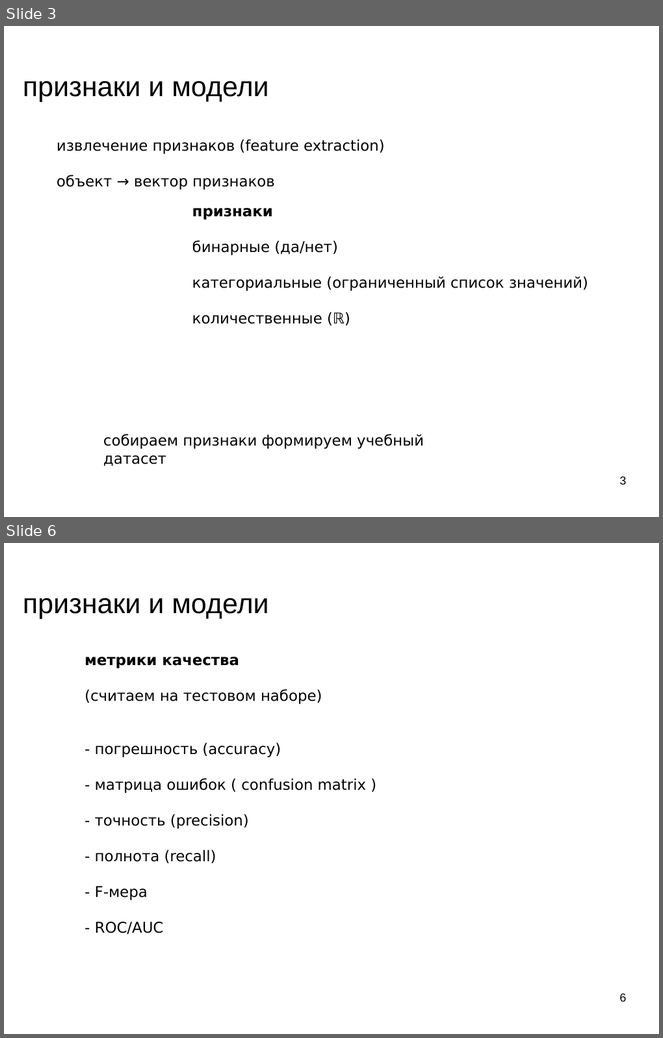
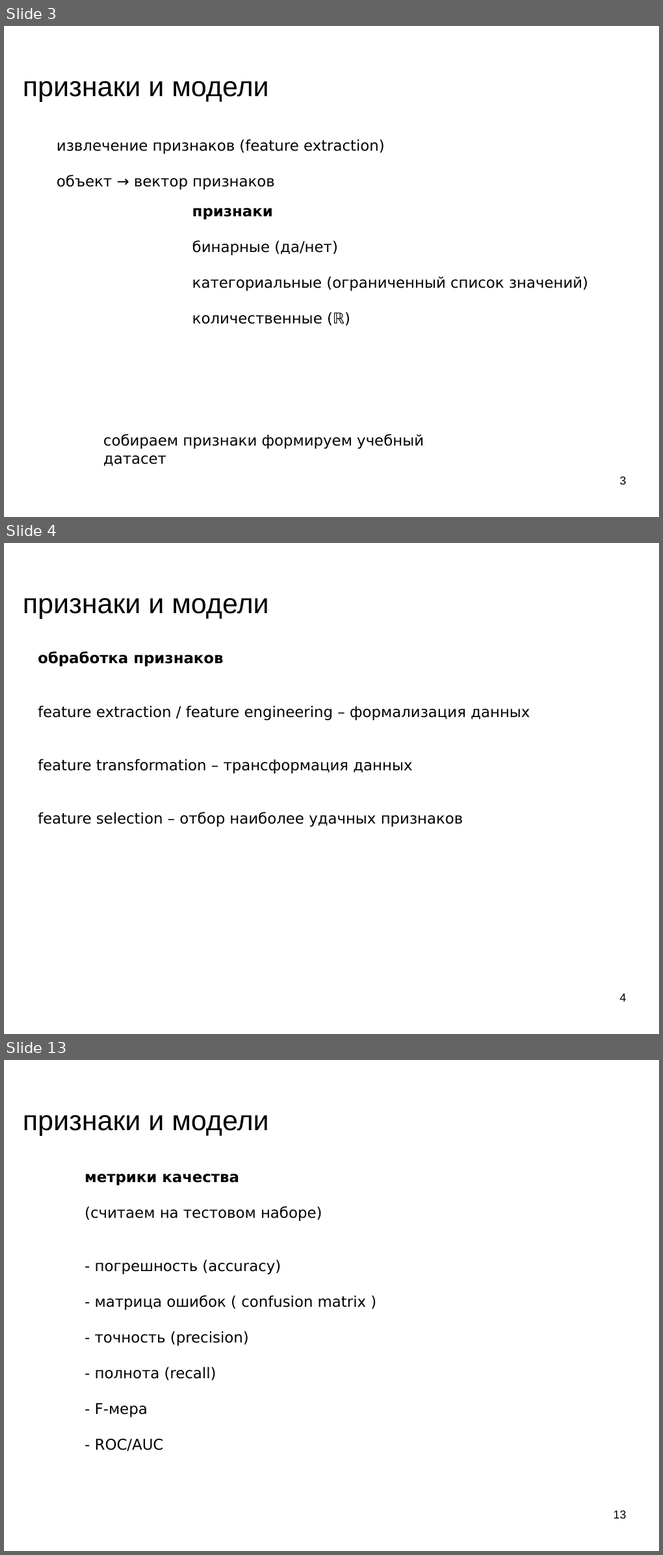
Before and after one commit to mechanoid5/ml_lectorium_legacy, a slide deck: 12-fetch-anomal.odp. Shown one above the other, each under a label of ours: slides 3 and 6 before the commit, slides 3, 4 and 13 after it; the slides between them are not shown. The pictures are 663x1038 and 663x1555 pixels, drawn with LibreOffice and Linux fonts; fonts in the diff are those of the drawing; background and template pictures are left out. Boxes give left, top, right and bottom in pixels: in the first picture for what was removed or moved away, otherwise in the second. Text is boxed around its words. In the diff, an @@ line names an element or a change of style, - is before the commit and + after.

```diff
--- a/12-fetch-anomal.odp
+++ b/12-fetch-anomal.odp
@@ slide 4 added at (4, 543, 659, 1034), background picture (left out) @@
@@ title added at (23, 598, 269, 618), 33.9 pt, text #000000 @@
+признаки и модели
@@ text added at (38, 652, 530, 827), 18 pt, text #000000 @@
+обработка признаков
+feature extraction / feature engineering – формализация данных
+feature transformation – трансформация данных
+feature selection – отбор наиболее удачных признаков
@@ page number added at (620, 993, 627, 1002), 14 pt, text #000000 @@
+4
@@ what was slide 6 is now slide 13 @@
@@ page number at (614, 1510, 627, 1519): text changed @@
-6
+13
```
Also in this commit, not shown: 8 other slides added, 2 slides removed, 1 other file.
